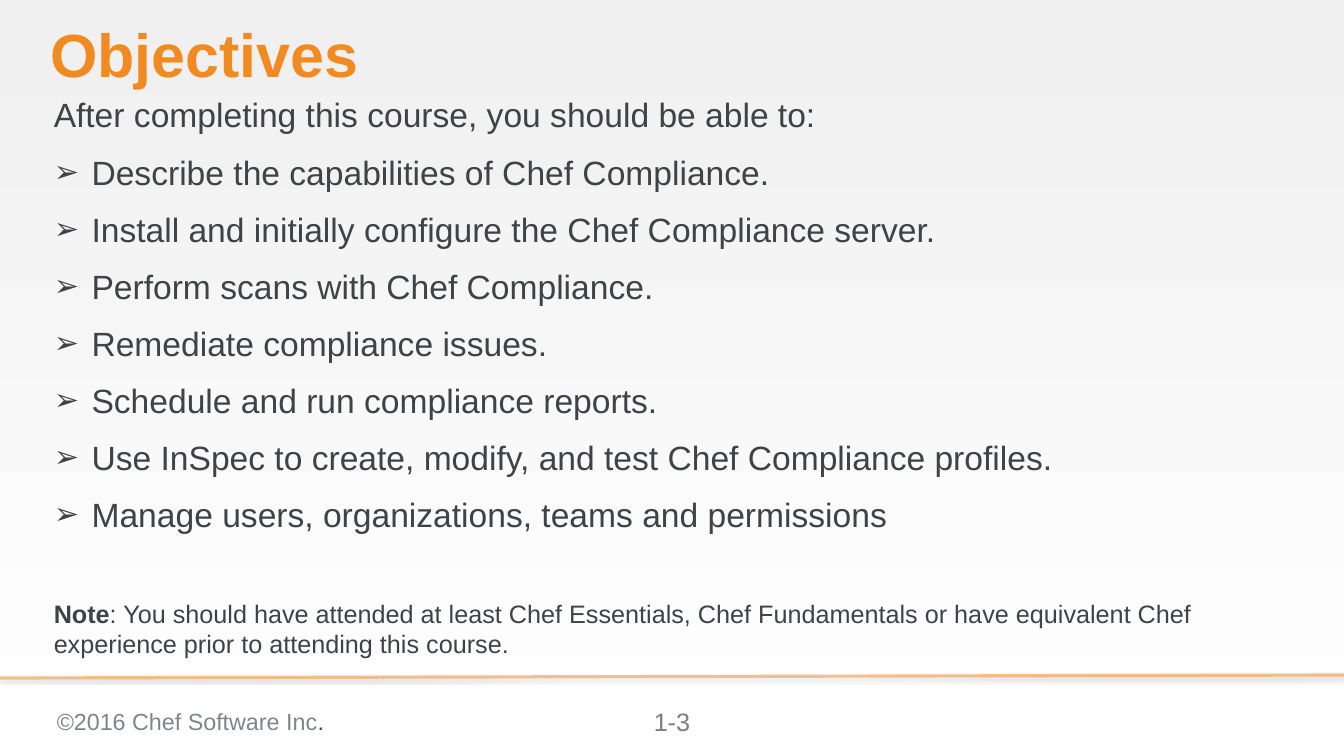
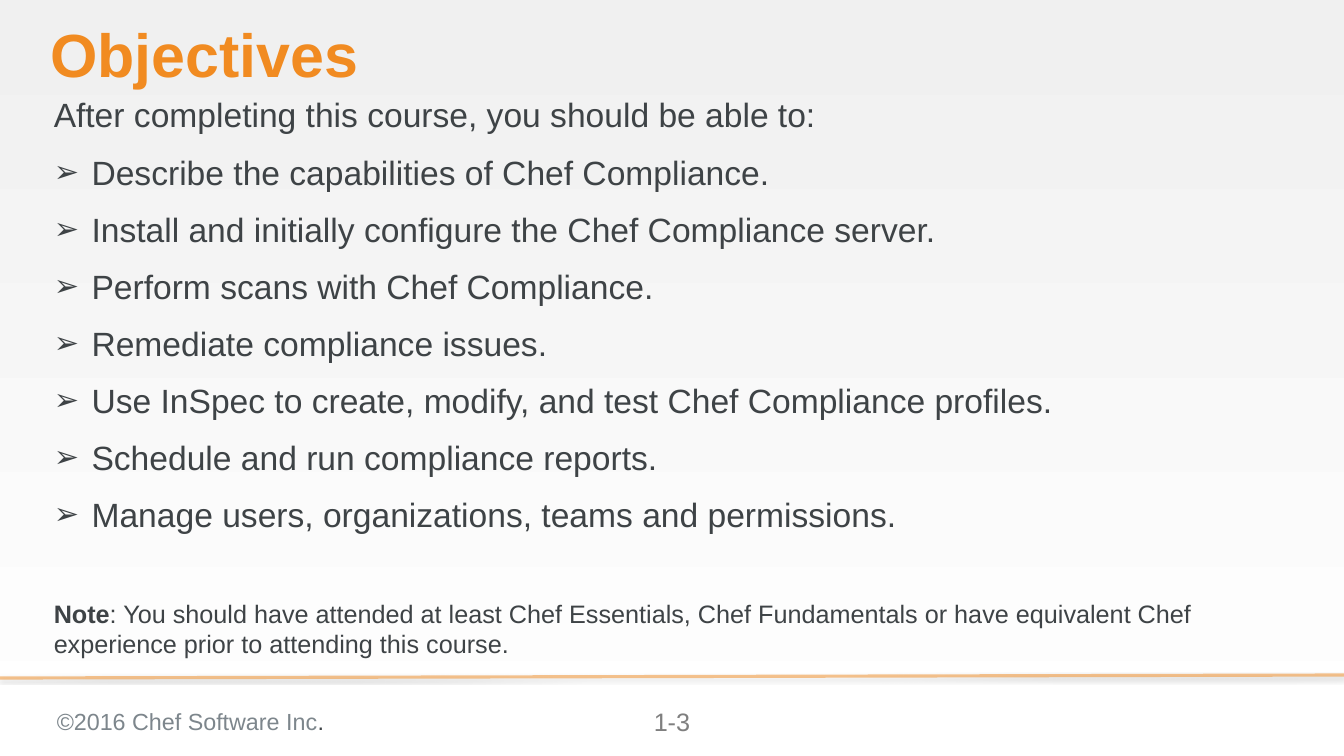
Before and after one commit to bchamby/chef-compliance-installation-configuration-operation, a slide deck: slide 3 of 01-Intro.pptx. Drawn at 1344x756 pixels with LibreOffice and Linux fonts; fonts in the diff are those of the drawing; background and template pictures are left out. Boxes give left, top, right and bottom in pixels: in the first picture for what was removed or moved away, otherwise in the second. Text is boxed around its words. In the diff, an @@ line names an element or a change of style, - is before the commit and + after.

Commit message:
updated objectives 01-Intro.pptx

```diff
--- a/01-Intro.pptx
+++ b/01-Intro.pptx
@@ text at <box>92,388,1053,420</box>: paragraph added @@
+➢ Use InSpec to create, modify, and test Chef Compliance profiles.
@@ text at <box>92,502,897,534</box>: text changed @@
-➢ Use InSpec to create, modify, and test Chef Compliance profiles.
-➢ Manage users, organizations, teams and permissions
+➢ Manage users, organizations, teams and permissions.
```
Also in this commit, not shown: 1 other file.
